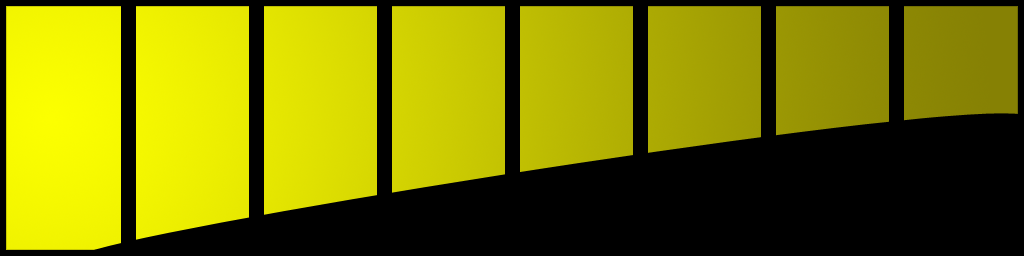
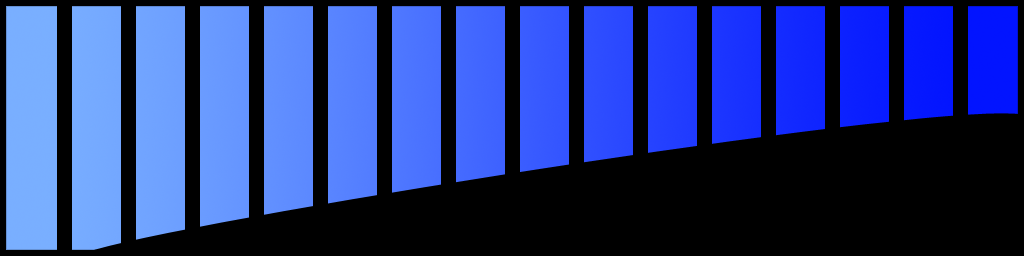
Layer changes from the first 1024×256 image to the second:
added layer "Ebene 4 Kopie" above "Ebene 4 Kopie 2" over (x1=57, y1=6, x2=840, y2=250)
added layer "Ebene 4 Kopie 2" above "Ebene 4" over (x1=953, y1=6, x2=968, y2=116)
hid "Ebene 6", painted on it over (x1=6, y1=6, x2=1018, y2=250)
hid "Ebene 5" over (x1=6, y1=6, x2=1018, y2=250)
showed "Ebene 1" over (x1=6, y1=6, x2=1018, y2=250)
